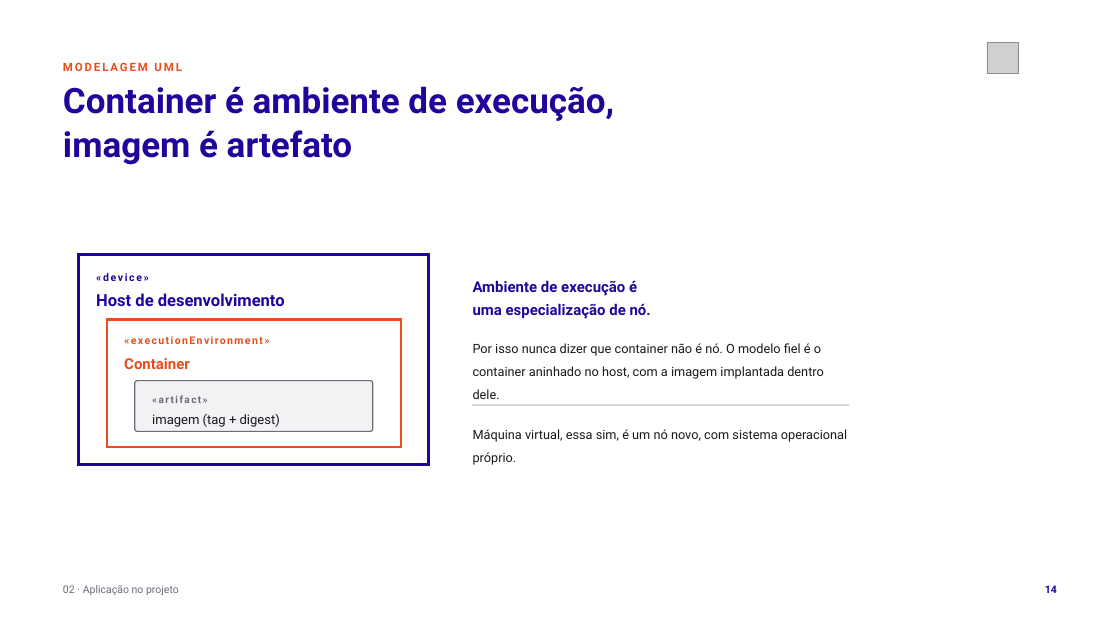
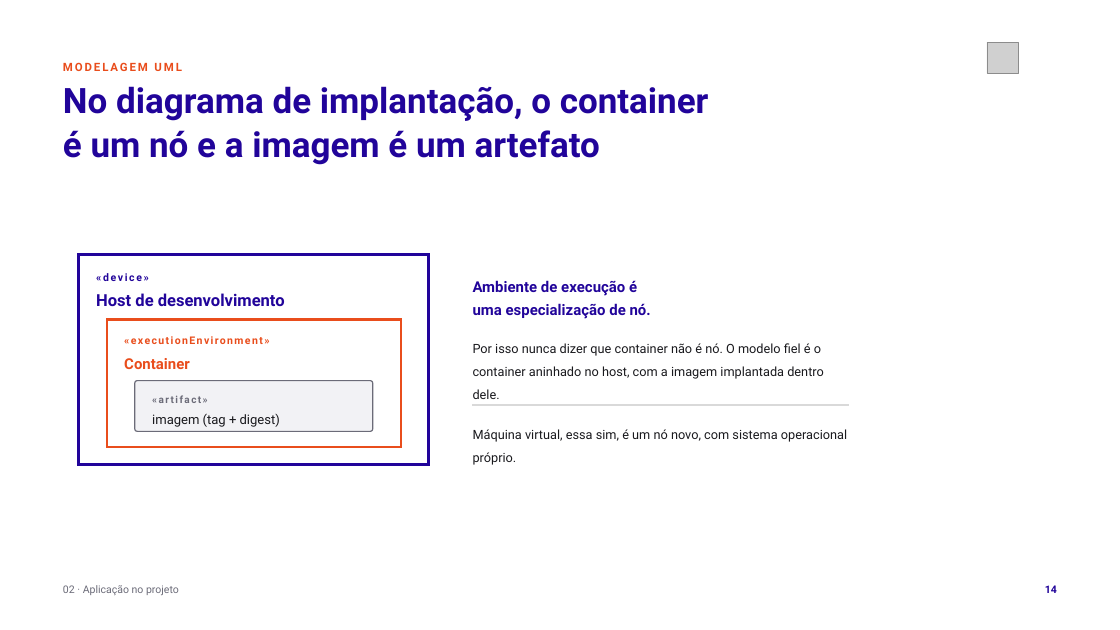
Before and after one commit to tcpassos/invite-app, a slide deck: slide 14 of trabalhos/T1-Docker-Invite-People.pptx. Drawn at 1120x630 pixels with LibreOffice and Linux fonts; fonts in the diff are those of the drawing; grey boxes stand for pictures. Boxes give left, top, right and bottom in pixels: in the first picture for what was removed or moved away, otherwise in the second. Text is boxed around its words. In the diff, an @@ line names an element or a change of style, - is before the commit and + after.

```diff
--- a/trabalhos/T1-Docker-Invite-People.pptx
+++ b/trabalhos/T1-Docker-Invite-People.pptx
@@ text at bbox=[63, 86, 709, 165]: text changed @@
-Container é ambiente de execução,
-imagem é artefato
+No diagrama de implantação, o container
+é um nó e a imagem é um artefato
```
Also in this commit, not shown: 2 other slides changed, 7 other files.
